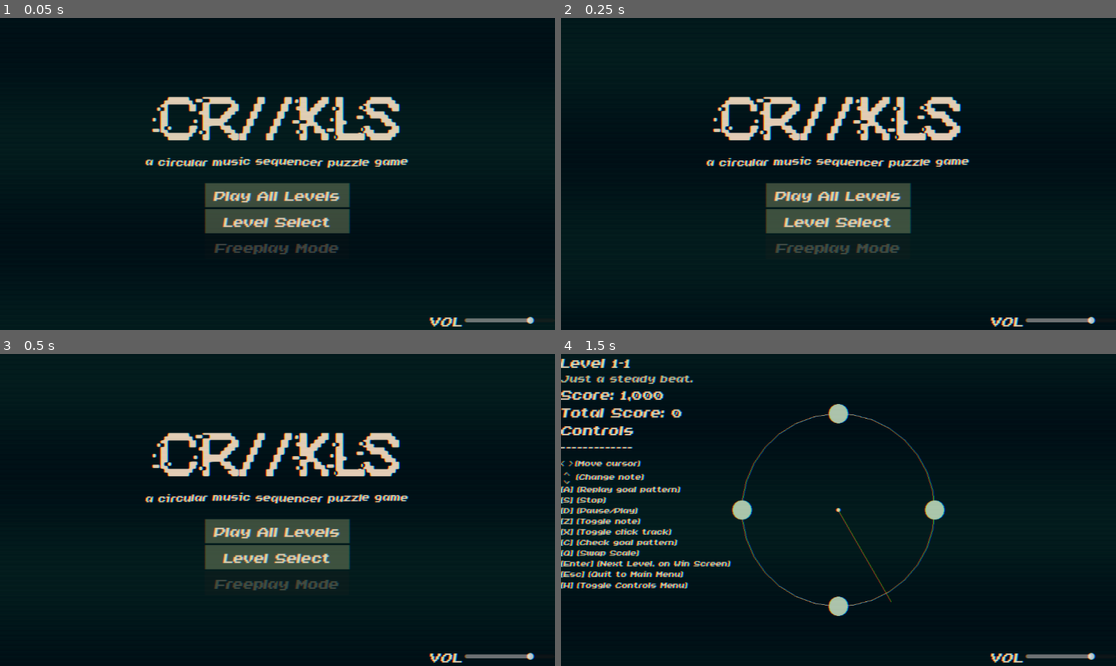
Above: before the commit, frames 1-4 (two rows, left to right).
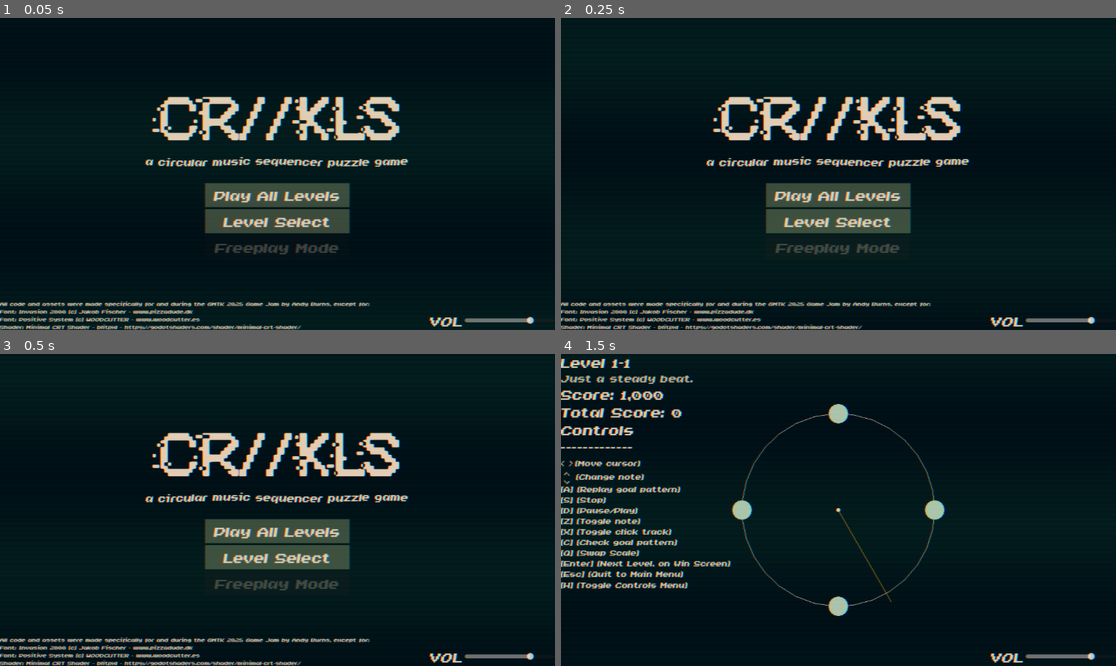
Above: after the commit, the same moments.

Repository: BurnsAndy/gmtk2025
Game: Godot game, scene res://scenes/main_menu.tscn
The game is run twice, just before and just after one commit, with the same random seed, the same clock (stepped at 60 frames per second) and the same inputs.
Inputs:
- Up to frame 1 (0.05 s): no input
- Up to frame 2 (0.25 s): no input
- Up to frame 3 (0.5 s): no input
- Up to frame 4 (1.5 s): click "Play All Levels" at 0.5 s; tap Enter at 1.25, 1.35 s; hold Right from 1.28 s (still down)

The runs differ from the first frame. In frame 1, 2.1% of the frame differs, in the area x 0-67%, y 90-100%; in frame 2, 2.1%; in frame 3, 2.1%; in frame 4, nothing differs.

Commit message:
added credits to main menu

Diff:
--- a/scenes/main_menu.tscn
+++ b/scenes/main_menu.tscn
@@ -138,6 +138,22 @@
 grow_horizontal = 0
 grow_vertical = 0
 
+[node name="Label" type="Label" parent="MainMenuUI"]
+layout_mode = 1
+anchors_preset = 2
+anchor_top = 1.0
+anchor_bottom = 1.0
+offset_top = -141.0
+offset_right = 2048.0
+grow_vertical = 0
+theme = ExtResource("6_rtw2f")
+theme_override_font_sizes/font_size = 12
+text = "All code and assets were made specifically for and during the GMTK 2025 Game Jam by Andy Burns, except for:
+Font: Invasion 2000 (c) Jakob Fischer - www.pizzadude.dk
+Font: Positive System (c) WOODCUTTER - www.woodcutter.es
+Shader: Minimal CRT Shader - blitpxl - https://godotshaders.com/shader/minimal-crt-shader/"
+vertical_alignment = 2
+
 [node name="CrtEffect" parent="MainMenuUI" instance=ExtResource("20_8egab")]
 layout_mode = 1
 
